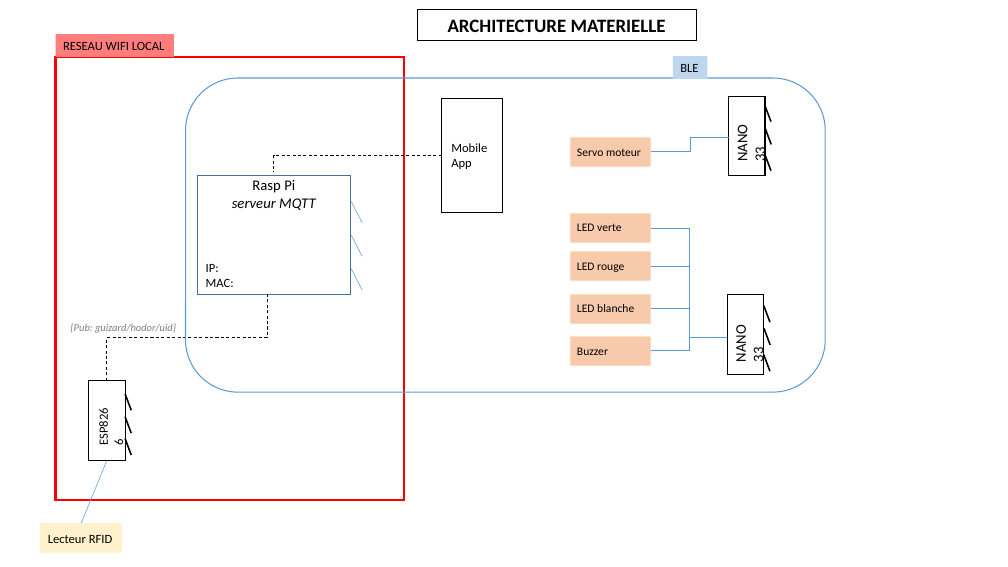
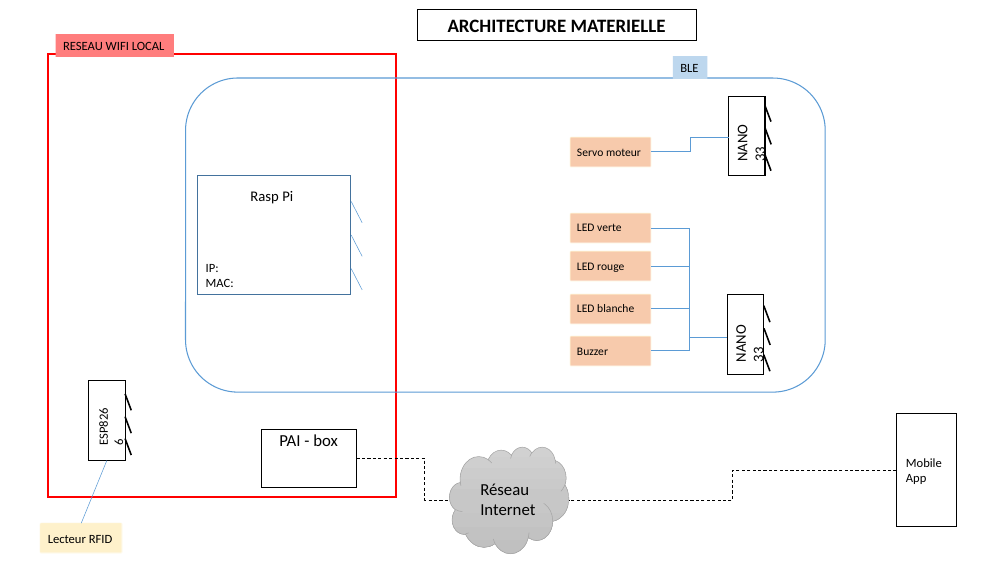
Before and after one commit to mapfra/LPIOTIA_2019_HODOR, a slide deck: slide 1 of schemas_architecture_materielle.pptx. Drawn at 1008x567 pixels with LibreOffice and Linux fonts; fonts in the diff are those of the drawing. Boxes give left, top, right and bottom in pixels: in the first picture for what was removed or moved away, otherwise in the second. Text is boxed around its words. In the diff, an @@ line names an element or a change of style, - is before the commit and + after.

```diff
--- a/schemas_architecture_materielle.pptx
+++ b/schemas_architecture_materielle.pptx
@@ rectangle: place and size @@
-rectangle at [56, 57, 405, 500]
+rectangle at [48, 54, 396, 497]
@@ text "Rasp Pi": place and size @@
-text "Rasp Pi" at [232, 180, 316, 210]
+text "Rasp Pi" at [250, 191, 293, 204]
@@ text at [232, 198, 316, 210]: paragraph removed @@
-serveur MQTT
@@ elbow line removed from (107, 381) to (267, 295) @@
@@ text removed at [70, 323, 176, 333] @@
-{Pub: guizard/hodor/uid}
@@ rectangle: place and size @@
-rectangle at [442, 98, 503, 212]
+rectangle at [897, 414, 957, 527]
@@ rectangle added at [262, 430, 357, 488], fill #FFFFFF, outline #000000 1 pt @@
@@ text added at [279, 434, 338, 446], 16 pt, text #000000 @@
+PAI - box
@@ cloud added at [450, 447, 569, 554], fill gradient #D2D2D2 to #C8C8C8 to #C0C0C0, outline #A5A5A5 0.5 pt @@
@@ elbow line added from (357, 458) to (450, 501), #000000 0.75 pt dashed @@
@@ elbow line moved from (442, 156) - (274, 172) to (897, 470) - (569, 501) @@
@@ text "Mobile App": place and size @@
-text "Mobile App" at [451, 143, 487, 169]
+text "Mobile App" at [906, 458, 942, 484]
@@ text added at [480, 483, 535, 515], 16 pt, text #000000 @@
+Réseau Internet
```
Also in this commit, not shown: 1 other slide changed, 1 other file.
